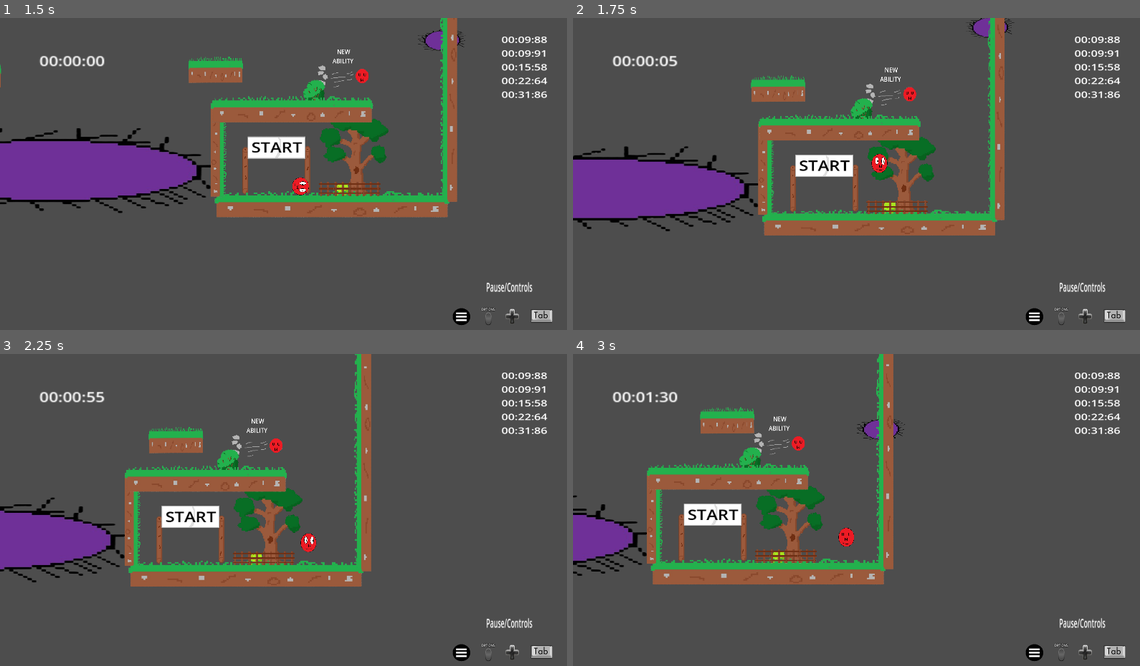
Above: before the commit, frames 1-4 (two rows, left to right).
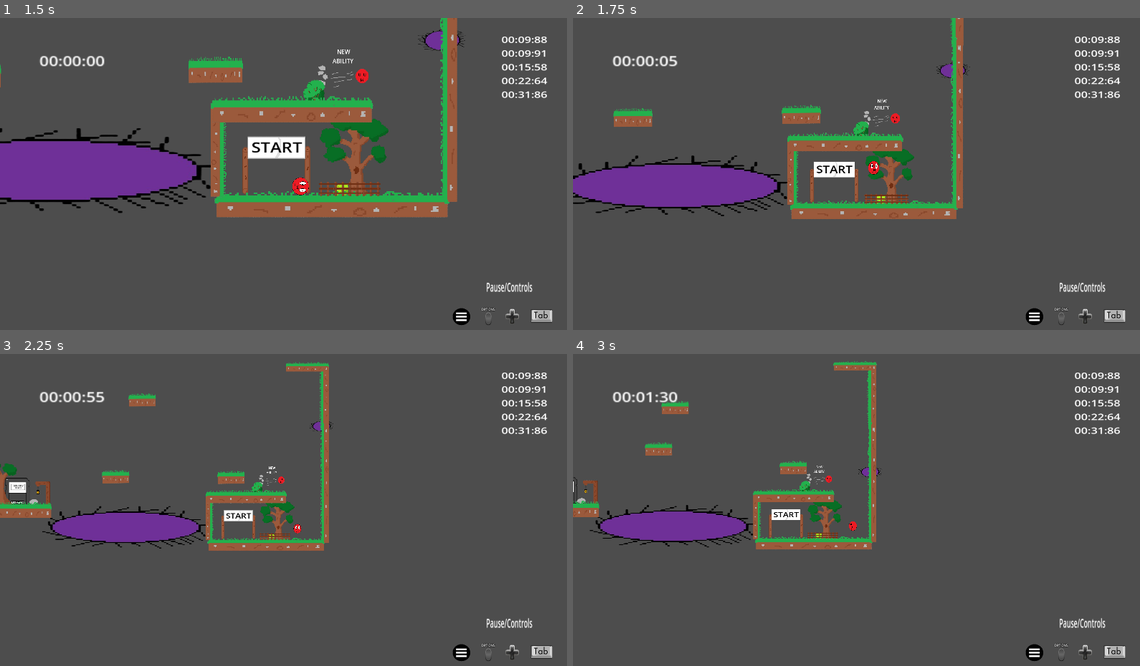
Above: after the commit, the same moments.

Repository: Mahnwe/TheBallThatWasUwU
Game: Godot game, scene res://Scenes/menu.tscn
Same seed, same stepped clock (60 frames per second), same inputs: the game is played once before the commit and once after it.
Inputs (mouse positions are in pixels of both pictures, inside the frame that each line leads up to):
- Up to frame 1 (1.5 s): click "Level 2" at 0.5 s; tap Enter at 1.25 s; move the mouse to (413, 161) at 1.27 s; hold D (move_right) from 1.28 s (still down); tap F (next_level) at 1.35 s; click (413, 161) at 1.42 s
- Up to frame 2 (1.75 s): keep holding D (move_right); tap Space (jump) at 1.52 s; tap C (open_commands, bound only before the commit) at 1.55 s
- Up to frame 3 (2.25 s): keep holding D (move_right); move the mouse to (170, 531) at 2.02 s; tap C (open_commands, bound only before the commit) at 2.1 s
- Up to frame 4 (3 s): tap Space (jump) at 2.27 s; tap F (next_level) at 2.3 s; move the mouse to (918, 444) at 2.77 s; release D (move_right) at 2.78 s; hold A (move_left) from 2.78 s (still down); tap X (dash) at 2.85 s

Frame 1 is identical in both runs. In frame 2, 17% of the frame differs, in the area x 0-78%, y 0-70%; in frame 3, 18%, in the area x 0-66%, y 0-75%; in frame 4, 17%.

Commit message:
Rework camera management to avoid code duplication in level's scripts

Diff:
--- a/Scripts/Level2.gd
+++ b/Scripts/Level2.gd
@@ -2,7 +2,6 @@
 
 var is_commands_panel_open
 var is_paused
-var is_camera_dezoom
 
 var start_position_x = -11
 var start_position_y = 610
@@ -30,7 +29,6 @@
 	$Player/Pause.hide()
 	is_commands_panel_open = false
 	is_paused = false
-	is_camera_dezoom = 0
 	$Player/Pause.get_child(3).player_have_dash = false
 	$Player.have_dash_ability = false
 	$Player.can_double_jump = false
@@ -38,8 +36,6 @@
 
 # Called every frame. 'delta' is the elapsed time since the previous frame.
 func _process(_delta):
-	#handle_commands_panel()
-	handle_cam_dezoom()
 	handle_pause()
 	handle_player_actions_when_level_finished()
 
@@ -64,17 +60,6 @@
 		get_tree().change_scene_to_file("res://Scenes/level3.tscn")
 	if $Player.position.x == finish_position_x and $Player.position.y == finish_position_y and Input.is_action_just_pressed("menu_when_finish"):
 		get_tree().change_scene_to_file("res://Scenes/menu.tscn")
-
-func handle_cam_dezoom():
-	if Input.is_action_just_pressed("menu_when_finish") and !is_commands_panel_open and is_camera_dezoom == 0:
-		$Player.get_child(0).zoom = Vector2(1.0, 1.0)
-		is_camera_dezoom = 1
-	elif Input.is_action_just_pressed("menu_when_finish") and !is_commands_panel_open and is_camera_dezoom == 1:
-		$Player.get_child(0).zoom = Vector2(0.7, 0.7)
-		is_camera_dezoom = 2
-	elif Input.is_action_just_pressed("menu_when_finish") and !is_commands_panel_open and is_camera_dezoom == 2:
-		$Player.get_child(0).zoom = Vector2(1.4, 1.4)
-		is_camera_dezoom = 0
 
 
 func handle_pause():
@@ -117,41 +102,6 @@
 		get_tree().reload_current_scene()
 	else:
 		pass
-
-#func handle_commands_panel():
-	#if $Player.position.x == finish_position_x and $Player.position.y == finish_position_y:
-		#pass
-	#else:
-		#if !is_commands_panel_open and !is_paused and Input.is_action_just_pressed("open_commands") and $Player.position.x != start_position_x:
-			#$Player/CommandsUI.show()
-			#disable_patrol_groups()
-			#$Player.set_physics_process(false)
-			#$Player.get_child(0).get_child(0).get_child(0).get_child(0).set_process(false)
-			#is_commands_panel_open = true
-		#elif !is_commands_panel_open and !is_paused and Input.is_action_just_pressed("open_commands") and $Player.position.x == start_position_x:
-			#$Player/CommandsUI.show()
-			#disable_patrol_groups()
-			#$Player.set_physics_process(false)
-			#$Player.get_child(0).get_child(0).get_child(0).get_child(0).set_process(false)
-			#is_commands_panel_open = true
-		#elif is_commands_panel_open and Input.is_action_just_pressed("open_commands") and $Player.position.x != start_position_x:
-			#$Player/CommandsUI.hide()
-			#enable_patrol_groups()
-			#$Player.set_physics_process(true)
-			#$Player.get_child(0).get_child(0).get_child(0).get_child(0).set_process(true)
-			#is_commands_panel_open = false
-		#elif is_commands_panel_open and Input.is_action_just_pressed("open_commands") and $Player.position.x == start_position_x:
-			#$Player/CommandsUI.hide()
-			#enable_patrol_groups()
-			#$Player.set_physics_process(true)
-			#is_commands_panel_open = false
-		#elif is_commands_panel_open and Input.is_action_just_pressed("close_commands"):
-			#$Player/CommandsUI.hide()
-			#enable_patrol_groups()
-			#$Player.set_physics_process(true)
-			#$Player.get_child(0).get_child(0).get_child(0).get_child(0).set_process(true)
-			#is_commands_panel_open = false
-
 
 
 func _on_start_area_player_exited_start_area():
--- a/Scripts/level1.gd
+++ b/Scripts/level1.gd
@@ -2,7 +2,6 @@
 
 var is_commands_panel_open
 var is_paused
-var is_camera_dezoom
 
 var start_position_x = -1512
 var start_position_y = 327
@@ -31,7 +30,6 @@
 	$Player/Pause.hide()
 	is_commands_panel_open = false
 	is_paused = false
-	is_camera_dezoom = 0
 	$Player.have_dash_ability = false
 	$Player.can_double_jump = false
 	$Player.get_child(0).get_child(0).get_child(0).get_child(0).set_process(false)
@@ -39,8 +37,6 @@
 
 # Called every frame. 'delta' is the elapsed time since the previous frame.
 func _process(_delta):
-	#handle_commands_panel()
-	handle_cam_dezoom()
 	handle_pause()
 	handle_player_actions_when_level_finished()
 
@@ -59,16 +55,6 @@
 		save_position_x = start_position_x
 		save_position_y = start_position_y
 
-func handle_cam_dezoom():
-	if Input.is_action_just_pressed("menu_when_finish") and !is_commands_panel_open and is_camera_dezoom == 0:
-		$Player.get_child(0).zoom = Vector2(1.0, 1.0)
-		is_camera_dezoom = 1
-	elif Input.is_action_just_pressed("menu_when_finish") and !is_commands_panel_open and is_camera_dezoom == 1:
-		$Player.get_child(0).zoom = Vector2(0.7, 0.7)
-		is_camera_dezoom = 2
-	elif Input.is_action_just_pressed("menu_when_finish") and !is_commands_panel_open and is_camera_dezoom == 2:
-		$Player.get_child(0).zoom = Vector2(1.4, 1.4)
-		is_camera_dezoom = 0
 
 func handle_player_actions_when_level_finished():
 	if $Player.position.x == finish_position_x and $Player.position.y == finish_position_y and Input.is_action_just_pressed("next_level"):
@@ -156,36 +142,6 @@
 	$Player.position = Vector2(save_position_x,save_position_y)
 	$Player.get_child(0).get_child(0).get_child(0).get_child(0).set_process(true)
 
-#func handle_commands_panel():
-	#if $Player.position.x == finish_position_x and $Player.position.y == finish_position_y:
-		#pass
-	#else:
-		#if !is_commands_panel_open and !is_paused and Input.is_action_just_pressed("open_commands") and $Player.position.x != start_position_x:
-			#$Player/CommandsUI.show()
-			#$Player.set_physics_process(false)
-			#$Player.get_child(0).get_child(0).get_child(0).get_child(0).set_process(false)
-			#is_commands_panel_open = true
-		#elif !is_commands_panel_open and !is_paused and Input.is_action_just_pressed("open_commands") and $Player.position.x == start_position_x:
-			#$Player/CommandsUI.show()
-			#$Player.set_physics_process(false)
-			#$Player.get_child(0).get_child(0).get_child(0).get_child(0).set_process(false)
-			#is_commands_panel_open = true
-		#elif is_commands_panel_open and Input.is_action_just_pressed("open_commands") and $Player.position.x != start_position_x:
-			#$Player/CommandsUI.hide()
-			#$Player.set_physics_process(true)
-			#$Player.get_child(0).get_child(0).get_child(0).get_child(0).set_process(true)
-			#is_commands_panel_open = false
-		#elif is_commands_panel_open and Input.is_action_just_pressed("open_commands") and $Player.position.x == start_position_x:
-			#$Player/CommandsUI.hide()
-			#$Player.set_physics_process(true)
-			#is_commands_panel_open = false
-		#elif is_commands_panel_open and Input.is_action_just_pressed("close_commands"):
-			#$Player/CommandsUI.hide()
-			#$Player.set_physics_process(true)
-			#$Player.get_child(0).get_child(0).get_child(0).get_child(0).set_process(true)
-			#is_commands_panel_open = false
-
-
 
 func _on_game_area_player_exited_game_area():
 	display_dead_sprite_and_pause_timer_until_respawn("Out of game zone !")
--- a/Scripts/level_3.gd
+++ b/Scripts/level_3.gd
@@ -2,7 +2,6 @@
 
 var is_commands_panel_open
 var is_paused
-var is_camera_dezoom
 
 var start_position_x = -615
 var start_position_y = 1212
@@ -30,7 +29,6 @@
 	$Player/Pause.hide()
 	is_commands_panel_open = false
 	is_paused = false
-	is_camera_dezoom = 0
 	$Player/Pause.get_child(3).player_have_dash = true
 	$Player.have_dash_ability = true
 	$Player.can_double_jump = false
@@ -39,8 +37,6 @@
 
 # Called every frame. 'delta' is the elapsed time since the previous frame.
 func _process(_delta):
-	#handle_commands_panel()
-	handle_cam_dezoom()
 	handle_pause()
 	handle_player_actions_when_level_finished()
 
@@ -59,16 +55,6 @@
 		save_position_x = start_position_x
 		save_position_y = start_position_y
 
-func handle_cam_dezoom():
-	if Input.is_action_just_pressed("menu_when_finish") and !is_commands_panel_open and is_camera_dezoom == 0:
-		$Player.get_child(0).zoom = Vector2(1.0, 1.0)
-		is_camera_dezoom = 1
-	elif Input.is_action_just_pressed("menu_when_finish") and !is_commands_panel_open and is_camera_dezoom == 1:
-		$Player.get_child(0).zoom = Vector2(0.7, 0.7)
-		is_camera_dezoom = 2
-	elif Input.is_action_just_pressed("menu_when_finish") and !is_commands_panel_open and is_camera_dezoom == 2:
-		$Player.get_child(0).zoom = Vector2(1.4, 1.4)
-		is_camera_dezoom = 0
 
 func handle_player_actions_when_level_finished():
 	if $Player.position.x == finish_position_x and $Player.position.y == finish_position_y and Input.is_action_just_pressed("next_level"):
@@ -110,39 +96,6 @@
 			is_paused = false
 			get_tree().change_scene_to_file("res://Scenes/menu.tscn")
 
-#func handle_commands_panel():
-	#if $Player.position.x == finish_position_x and $Player.position.y == finish_position_y:
-		#pass
-	#else:
-		#if !is_commands_panel_open and !is_paused and Input.is_action_just_pressed("open_commands") and $Player.position.x != start_position_x:
-			#$Player/CommandsUI.show()
-			#disable_patrol_groups()
-			#$Player.set_physics_process(false)
-			#$Player.get_child(0).get_child(0).get_child(0).get_child(0).set_process(false)
-			#is_commands_panel_open = true
-		#elif !is_commands_panel_open and !is_paused and Input.is_action_just_pressed("open_commands") and $Player.position.x == start_position_x:
-			#$Player/CommandsUI.show()
-			#disable_patrol_groups()
-			#$Player.set_physics_process(false)
-			#$Player.get_child(0).get_child(0).get_child(0).get_child(0).set_process(false)
-			#is_commands_panel_open = true
-		#elif is_commands_panel_open and Input.is_action_just_pressed("open_commands") and $Player.position.x != start_position_x:
-			#$Player/CommandsUI.hide()
-			#enable_patrol_groups()
-			#$Player.set_physics_process(true)
-			#$Player.get_child(0).get_child(0).get_child(0).get_child(0).set_process(true)
-			#is_commands_panel_open = false
-		#elif is_commands_panel_open and Input.is_action_just_pressed("open_commands") and $Player.position.x == start_position_x:
-			#$Player/CommandsUI.hide()
-			#enable_patrol_groups()
-			#$Player.set_physics_process(true)
-			#is_commands_panel_open = false
-		#elif is_commands_panel_open and Input.is_action_just_pressed("close_commands"):
-			#$Player/CommandsUI.hide()
-			#enable_patrol_groups()
-			#$Player.set_physics_process(true)
-			#$Player.get_child(0).get_child(0).get_child(0).get_child(0).set_process(true)
-			#is_commands_panel_open = false
 
 func restart_scene():
 	if !is_commands_panel_open:
--- a/Scripts/player.gd
+++ b/Scripts/player.gd
@@ -15,9 +15,13 @@
 
 var can_dash
 var have_dash_ability
+var is_camera_dezoom
 
 var can_double_jump
 var number_of_jumps
+
+func _ready():
+	is_camera_dezoom = 0
 
 func _physics_process(_delta):
 	check_for_player_movement()
@@ -25,6 +29,17 @@
 	check_if_player_is_not_on_floor()
 	check_if_player_is_on_wall()
 	_dash()
+
+#func handle_cam_dezoom():
+	if Input.is_action_just_pressed("camera_dezoom") and is_camera_dezoom == 0:
+		$Camera2D.zoom = Vector2(1.0, 1.0)
+		is_camera_dezoom = 1
+	elif Input.is_action_just_pressed("camera_dezoom") and is_camera_dezoom == 1:
+		$Camera2D.zoom = Vector2(0.7, 0.7)
+		is_camera_dezoom = 2
+	elif Input.is_action_just_pressed("camera_dezoom") and is_camera_dezoom == 2:
+		$Camera2D.zoom = Vector2(1.4, 1.4)
+		is_camera_dezoom = 0
 
 func _dash():
 	if can_dash and have_dash_ability:
--- a/project.godot
+++ b/project.godot
@@ -135,7 +135,7 @@
 , Object(InputEventKey,"resource_local_to_scene":false,"resource_name":"","device":-1,"window_id":0,"alt_pressed":false …(181 unchanged characters)…
 ]
 }
-open_commands={
+camera_dezoom={
 "deadzone": 0.5,
 "events": [Object(InputEventKey,"resource_local_to_scene":false,"resource_name":"","device":-1,"window_id":0,"alt_press …(191 unchanged characters)…
 , Object(InputEventJoypadButton,"resource_local_to_scene":false,"resource_name":"","device":-1,"button_index":9,"pressure":0.0,"pressed":true,"script":null)
